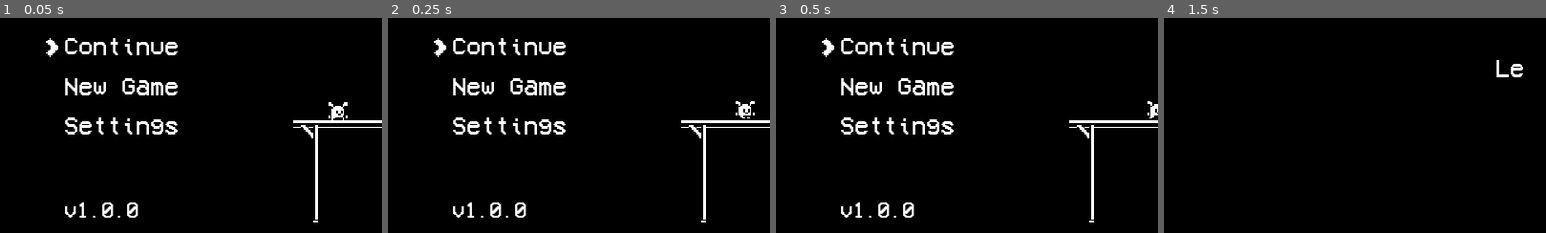
Above: before the commit, frames 1-4 (left to right).
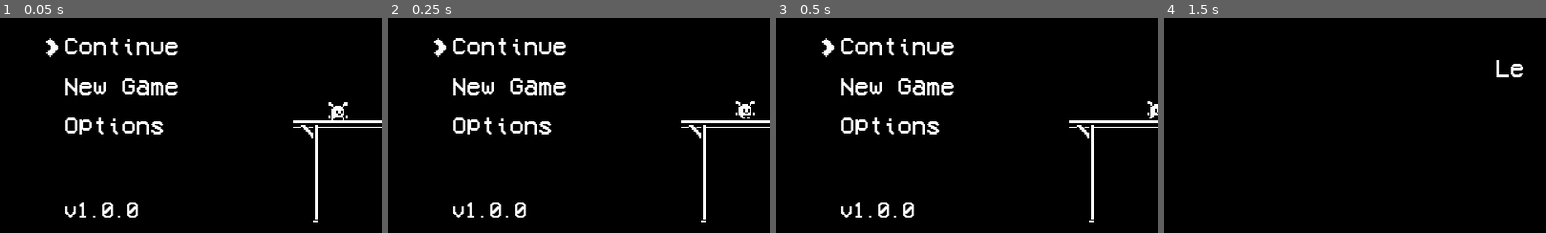
Above: after the commit, the same moments.

Repository: chewbakai/alien-platformer-godot
Game: Godot game, scene res://GUI/MainMenu.tscn
Two runs of this game, one before a commit and one after it. Both use one fixed random seed, a clock stepped at 60 frames per second and the inputs below. Sound files missing from this copy of the repository are replaced by a short silence.
Inputs:
- Up to frame 1 (0.05 s): no input
- Up to frame 2 (0.25 s): no input
- Up to frame 3 (0.5 s): no input
- Up to frame 4 (1.5 s): tap Enter (ui_accept) at 0.5 s; hold Enter (ui_accept) 0.53-1.28 s; hold Right (ui_right) from 0.53 s (still down); tap Space (jump) at 0.77 s; tap S (crouch) at 1.35 s
The pictures show only the part of the screen within x 0-50%, y 38-88%; the shares and areas given below are measured in that part.

The runs differ from the first frame. In frame 1, 0.7% of the frame differs, in the area x 17-47%, y 46-55%; in frame 2, 0.7%; in frame 3, 0.7%; in frame 4, nothing differs.

Commit message:
Revert "options to settings"
This reverts commit 18f562c35c7ba17447a99ccb091dfb004e059a38.

Diff:
--- a/GUI/MainMenu.tscn
+++ b/GUI/MainMenu.tscn
@@ -88,7 +88,7 @@
 focus_next = NodePath("../Continue")
 focus_previous = NodePath("../NewGame")
 theme = ExtResource( 2 )
-text = "Settings"
+text = "Options"
 __meta__ = {
 "_edit_use_anchors_": false
 }
